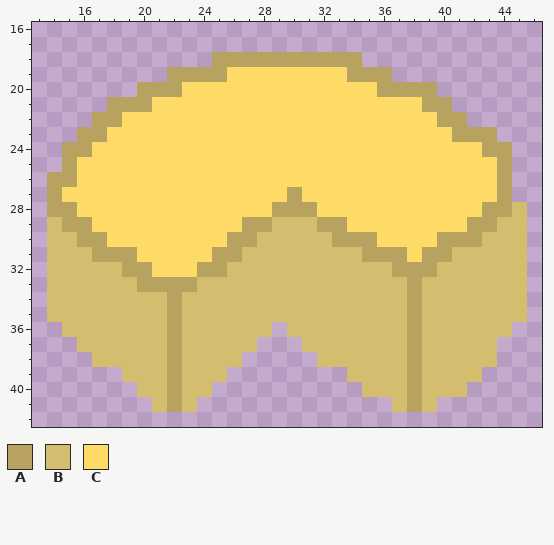
Pixel-art sprite, stored at projectRPG/res/drawable-hdpi/ganzeskaeserad.png. Above is the file before it was changed.
The file is 60x60 pixels. Colours within 5 levels of each other are drawn and written as one. Shown: x 13..46, y 16..42.
Palette (. is transparent): A #b7a35f  B #d4bd6f  C #fddb66
Pixels before, first column x 14:
18 ...........AAAAAAAAAA...........
19 ........AAAACCCCCCCCAAA.........
20 ......AAACCCCCCCCCCCCCAAAA......
21 ....AAACCCCCCCCCCCCCCCCCCAA.....
22 ...AACCCCCCCCCCCCCCCCCCCCCAA....
23 ..AACCCCCCCCCCCCCCCCCCCCCCCAAA..
24 .AACCCCCCCCCCCCCCCCCCCCCCCCCCAA.
25 .ACCCCCCCCCCCCCCCCCCCCCCCCCCCCA.
26 AACCCCCCCCCCCCCCCCCCCCCCCCCCCCA.
27 ACCCCCCCCCCCCCCCACCCCCCCCCCCCCA.
28 AACCCCCCCCCCCCCAAACCCCCCCCCCCAAB
29 BAACCCCCCCCCCAABBBAACCCCCCCCAABB
30 BBAACCCCCCCCAABBBBBAAACCCCAAABBB
31 BBBAAACCCCCAABBBBBBBBAAACAABBBBB
32 BBBBBAACCCAABBBBBBBBBBBAAABBBBBB
33 BBBBBBAAAABBBBBBBBBBBBBBABBBBBBB
34 BBBBBBBBABBBBBBBBBBBBBBBABBBBBBB
35 BBBBBBBBABBBBBBBBBBBBBBBABBBBBBB
36 .BBBBBBBABBBBBB.BBBBBBBBABBBBBB.
37 ..BBBBBBABBBBB...BBBBBBBABBBBB..
38 ...BBBBBABBBB.....BBBBBBABBBBB..
39 .....BBBABBB........BBBBABBBB...
40 ......BBABB..........BBBABBB....
41 .......BAB.............BAB......
Now the later version:
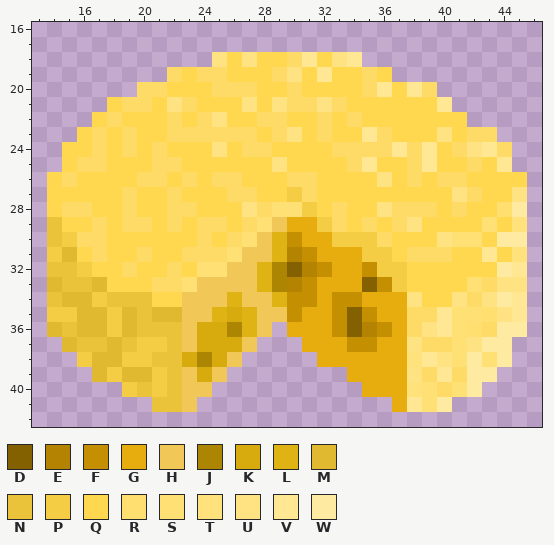
Colours new in this view: D #836000  E #b38301  F #c48f00  G #e7ac0e  H #f1c858  J #ac8603  K #d7aa0e  L #e0b315  M #e0b931  N #eac33b  P #f4cd45  Q #ffd850  R #ffdf6f  S #ffe075  T #ffe27c  U #ffe382  V #ffe794  W #ffeaa1
Difference:
Changed rows in their new state; - is an unchanged pixel.
first column x 14:
18 -----------UQUQQCVQUV-----------
19 --------CQCCQQQ-UQVQQCQ---------
20 ------CCQQQ---QQ-QQQQ-VQVC------
21 ----QCCQU-QQQUQU--U-QQQQQQV-----
22 ---QCQQQ-Q-UQQ--QQ-Q-QQQQQQQ----
23 --QCQ-QQ------Q-UQ-QQV-QQQUQCC--
24 -QQ-Q-Q-QQQUQ--QQQQ----V-VQ-UVC-
25 -Q--QQQ--QQQQQQUQQQQ-VQQ-VQQ-QV-
26 QCQQQQ--Q-Q--QQQ--QQQQUQ-Q--QQQQ
27 QQQQQ-QQ-QQQ--QQP-QQQQQQQQQU-QQU
28 QC-QQ-QQ--QQQU-SSPQ-QQU---Q-QQRW
29 NQQ-Q--Q-Q--QCSHGGPCQ-Q-UQQQQSQT
30 NPCCQQQQQQ-QCSHLFGGPPP-QQQUSSQWW
31 PMQCQQ-QQ--CSHHLEFGGGPPQ-CCQQVQT
32 NNPQQCQQ-QSSHHLJDEFGGFPPQQQQQQWV
33 MNNMQQQCCSHHHHLJEFGGGDFPQQQQSCUU
34 NMMPNNNQQHHHLHHLFFGFFGGGUQQUCUWV
35 PPMMPMNMMHHLKLHHFGGFDFGGCCVSSRUV
36 MNMMPMNNNHKKJLH-GGGFDEFGCUVSRCWW
37 -MNNMNPPNHKKKH---GGGFFGGUCCSUWW-
38 --PMMPPNNKJKH-----GGGGGGTVUSWSW-
39 ---MPMMPNHKH--------GGGGUCVCWW--
40 -----PNPNHH----------GGGTSCSW---
41 -------NNH-------------GVSW-----
Changed places in both pictures, as pixel boxes (x1, y1, x2, y2):
changed: (47, 52, 527, 412)
